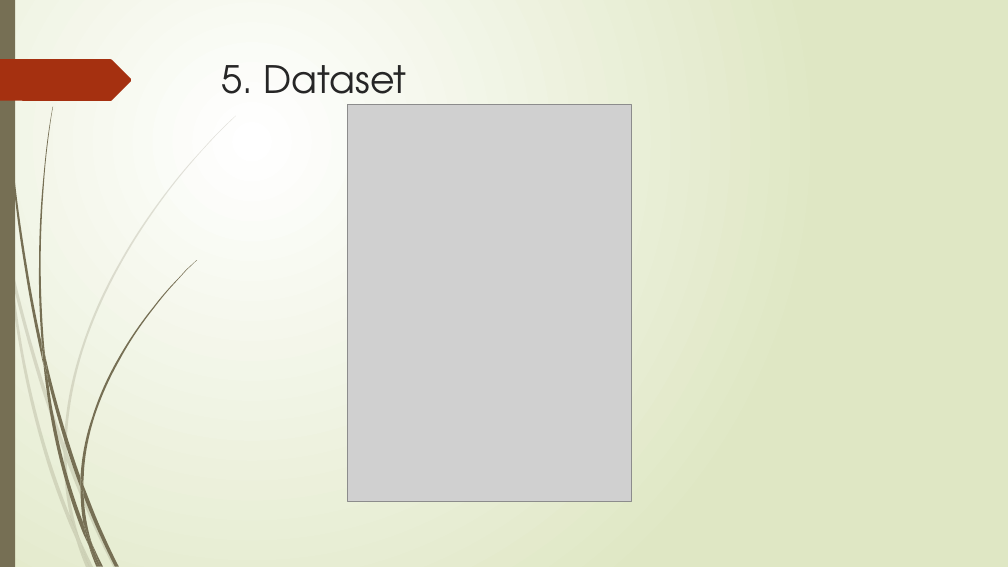
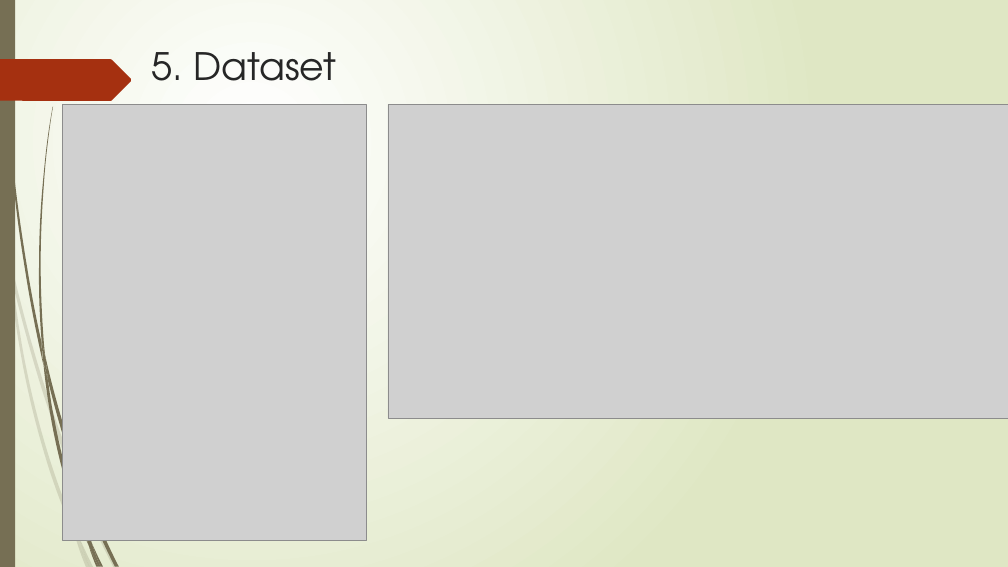
Before and after one commit to fpalomba/Segnali-Stradali, a slide deck: slide 13 of documentazione/Presentazione fia.pptx (slide 11 before the commit). Drawn at 1008x567 pixels with LibreOffice and Linux fonts; fonts in the diff are those of the drawing; grey boxes stand for pictures. Boxes give left, top, right and bottom in pixels: in the first picture for what was removed or moved away, otherwise in the second. Text is boxed around its words. In the diff, an @@ line names an element or a change of style, - is before the commit and + after.

```diff
--- a/documentazione/Presentazione fia.pptx
+++ b/documentazione/Presentazione fia.pptx
@@ title "5. Dataset" rewrapped from [222, 65, 407, 110] to [152, 52, 337, 81] @@
@@ picture added at [62, 104, 366, 540] @@
@@ freeform shape removed at [64, 116, 236, 451] @@
@@ picture removed at [348, 104, 631, 501] @@
@@ picture added at [388, 104, 1008, 418] @@
@@ freeform shape removed at [80, 260, 197, 485] @@
@@ freeform shape removed at [64, 443, 67, 461] @@
@@ freeform shape removed at [64, 453, 79, 538] @@
@@ freeform shape removed at [80, 477, 83, 496] @@
```
Also in this commit, not shown: 5 other slides changed, 3 slides added, 1 other file.
